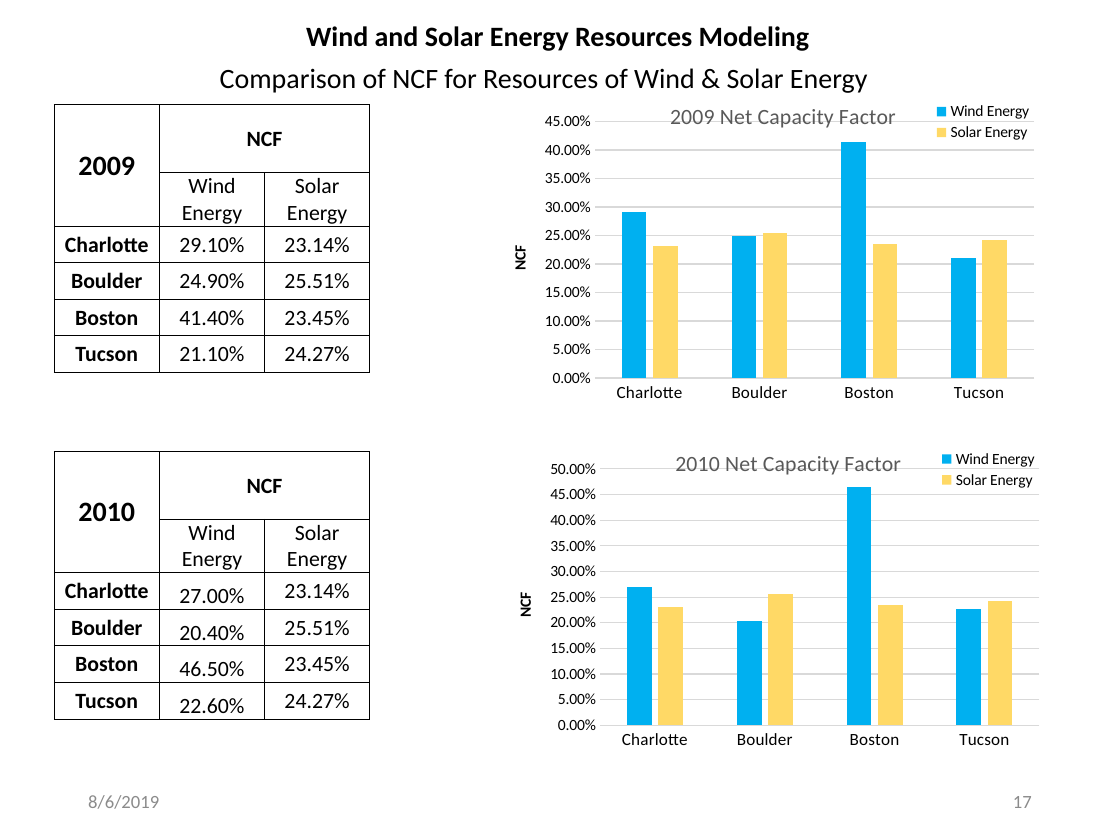
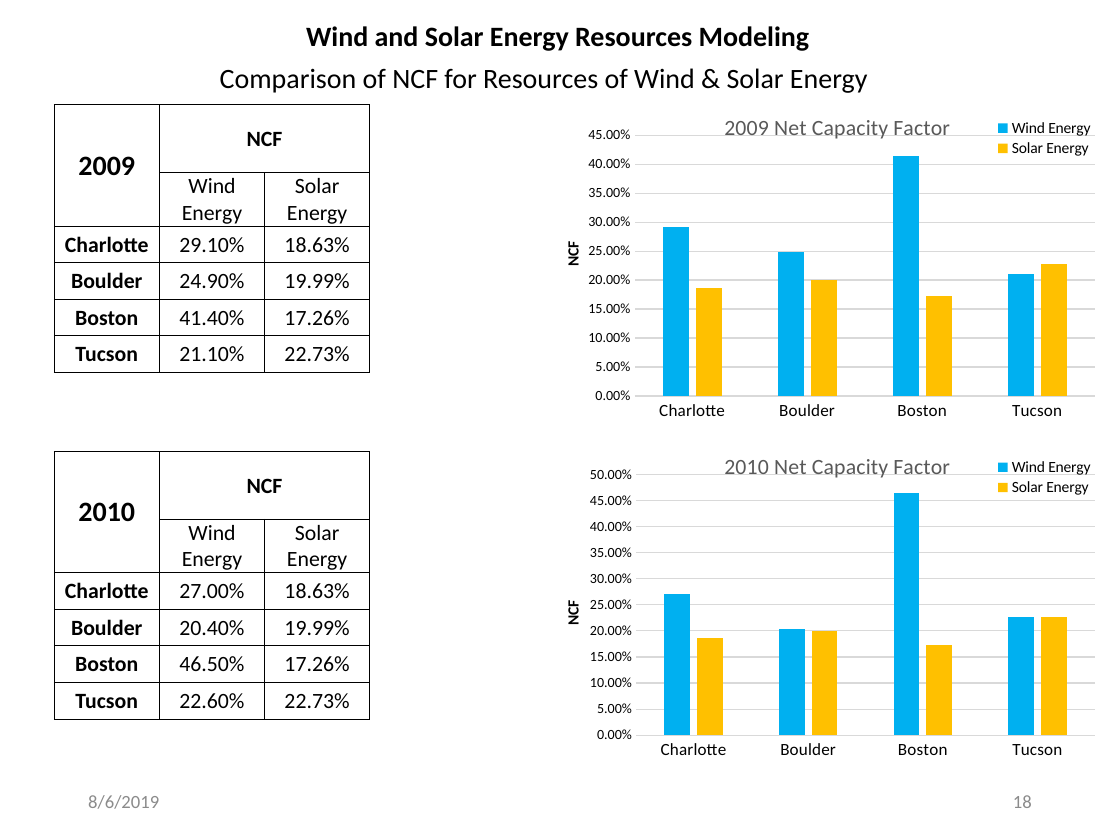
Before and after one commit to MohamedAbuella/Ascend-Analyticis-docs, a slide deck: slide 18 of wind_solar_time_series_analysis/Wind_Solar_Energy_Modeling_Analysis.pptx (slide 17 before the commit). Drawn at 1120x840 pixels with LibreOffice and Linux fonts; fonts in the diff are those of the drawing. Boxes give left, top, right and bottom in pixels: in the first picture for what was removed or moved away, otherwise in the second. Text is boxed around its words. In the diff, an @@ line names an element or a change of style, - is before the commit and + after.

```diff
--- a/wind_solar_time_series_analysis/Wind_Solar_Energy_Modeling_Analysis.pptx
+++ b/wind_solar_time_series_analysis/Wind_Solar_Energy_Modeling_Analysis.pptx
@@ table at [54, 105, 370, 372] @@
-row 3, column 3: 23.14%
+row 3, column 3: 18.63%
-row 4, column 3: 25.51%
+row 4, column 3: 19.99%
-row 5, column 3: 23.45%
+row 5, column 3: 17.26%
-row 6, column 3: 24.27%
+row 6, column 3: 22.73%
@@ column chart at [560, 96, 1120, 432] @@
@@ title "2009 Net Capacity Factor  " to "2009 Net Capacity Factor " @@
-Solar Energy: 0.23, 0.26, 0.23, 0.24
+Solar Energy: 0.19, 0.2, 0.17, 0.23
@@ colour of Solar Energy #FFD966 to #FFC000 @@
@@ value axis title "NCF " to "NCF" @@
@@ value axis changed @@
@@ plot area changed @@
@@ column chart: place and size @@
-column chart at [506, 84, 1066, 420]
+column chart at [560, 96, 1120, 432]
@@ column chart at [560, 436, 1120, 772] @@
@@ title "2010 Net Capacity Factor  " to "2010 Net Capacity Factor " @@
-Solar Energy: 0.23, 0.26, 0.23, 0.24
+Solar Energy: 0.19, 0.2, 0.17, 0.23
@@ colour of Solar Energy #FFD966 to #FFC000 @@
@@ value axis title "NCF " to "NCF" @@
@@ value axis changed @@
@@ plot area changed @@
@@ column chart: place and size @@
-column chart at [511, 431, 1071, 767]
+column chart at [560, 436, 1120, 772]
@@ table at [54, 451, 370, 718] @@
-row 3, column 3: 23.14%
+row 3, column 3: 18.63%
-row 4, column 3: 25.51%
+row 4, column 3: 19.99%
-row 5, column 3: 23.45%
+row 5, column 3: 17.26%
-row 6, column 3: 24.27%
+row 6, column 3: 22.73%
@@ page number at [1013, 795, 1032, 808]: text changed @@
-17
+18
```
Also in this commit, not shown: 2 other slides changed, 1 slide added, 29 other files.
